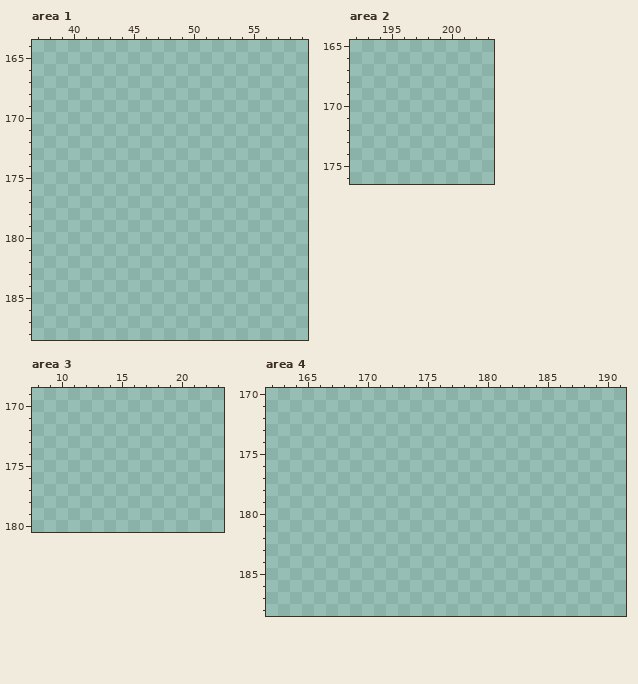
Two versions of one pixel-art file, ruzzle_sprites/ruzzle_objects.aseprite. The picture above was drawn from the file before the commit.
256x256 pixels, 1 frame. Colours within 5 levels of each other are drawn and written as one. Shown: area 1: x 37..59, y 164..188; area 2: x 192..203, y 165..176; area 3: x 8..23, y 169..180; area 4: x 162..191, y 170..188. The commit also changed other parts of the picture, which this record leaves out.
Now the later version:
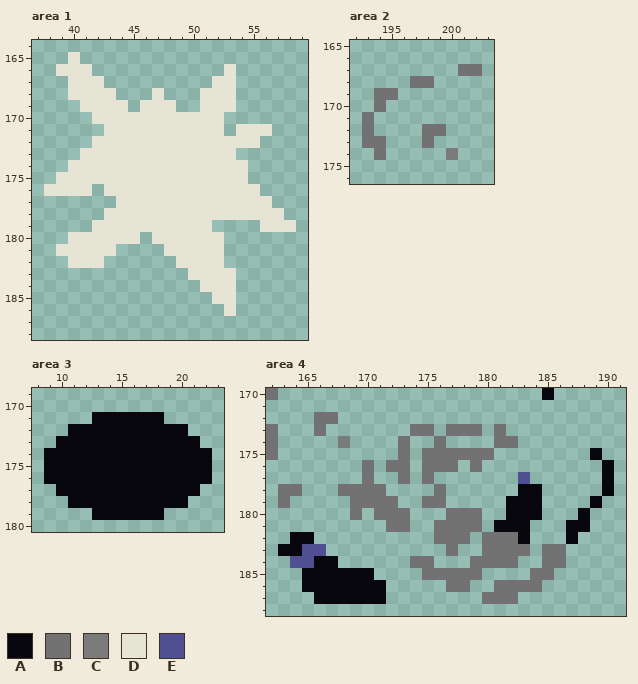
Palette (. is transparent): A #07070d  B #727272  C #7b7b7b  D #e5e4d5  E #4f4f91
Edits made:
Changed rows in their new state; - is an unchanged pixel.
Area 1:
first column x 38:
165 --D------------------
166 -DDD-----------D-----
167 --DDD---------DD-----
168 --DDDD---D---DDD-----
169 ---DDDD-DDD--DDD-----
170 ----DDDDDDDDDDD------
171 -----DDDDDDDDDD-DDD--
172 ----DDDDDDDDDDDDDD---
173 ---DDDDDDDDDDDDD-----
174 --DDDDDDDDDDDDDDD----
175 -DDDDDDDDDDDDDDDD----
176 DDDD-DDDDDDDDDDDDD---
177 ------DDDDDDDDDDDDD--
178 -----DDDDDDDDDDDDDDD-
179 ----DDDDDDDDDD----DDD
180 --DDDDDD-DDDDDD------
181 -DDDDD----DDDDD------
182 --DDD------DDDD------
183 ------------DDDD-----
184 -------------DDD-----
185 --------------DD-----
186 ---------------D-----
Area 2:
first column x 193:
167 --------BB
168 ----BB----
169 -BB-------
170 -B--------
171 B---------
172 B----BB---
173 BB---B----
174 -B-----C--
Area 3:
first column x 9:
171 ----AAAAAA----
172 --AAAAAAAAAA--
173 -AAAAAAAAAAAA-
174 AAAAAAAAAAAAAA
175 AAAAAAAAAAAAAA
176 AAAAAAAAAAAAAA
177 -AAAAAAAAAAAA-
178 --AAAAAAAAAA--
179 ----AAAAAA----
Area 4:
first column x 162:
170 B----------------------A-----
172 ----BB-----------------------
173 B---B-------BB-BBB-B---------
174 B-----C----B--B----BB--------
175 B----------B-BBBBBB--------A-
176 --------B-BB-BBB-B----------A
177 --------B--B-B-------E------A
178 -BB---BBBB----B------AA-----A
179 -B-----BBBB--BB-----AAA----A-
180 -------B-BBB---BBB--AAA---A--
181 ----------BB--BBBB-AAA---AA--
182 --AA----------BBB-BBBA---A---
183 -AAEE----------B--BBBB-BB----
184 --EEAA------BB---BBBB--BB----
185 ---AAAAAA----BBBBB----BB-----
186 ---AAAAAAA-----BB--BBBB------
187 ----AAAAAA--------BBB--------
Where, in picture pixels (left, top, right, bottom), the same in both pictures:
added: (44, 52, 296, 316)
added: (362, 64, 482, 160)
added: (44, 412, 212, 520)
added: (266, 388, 614, 604)
